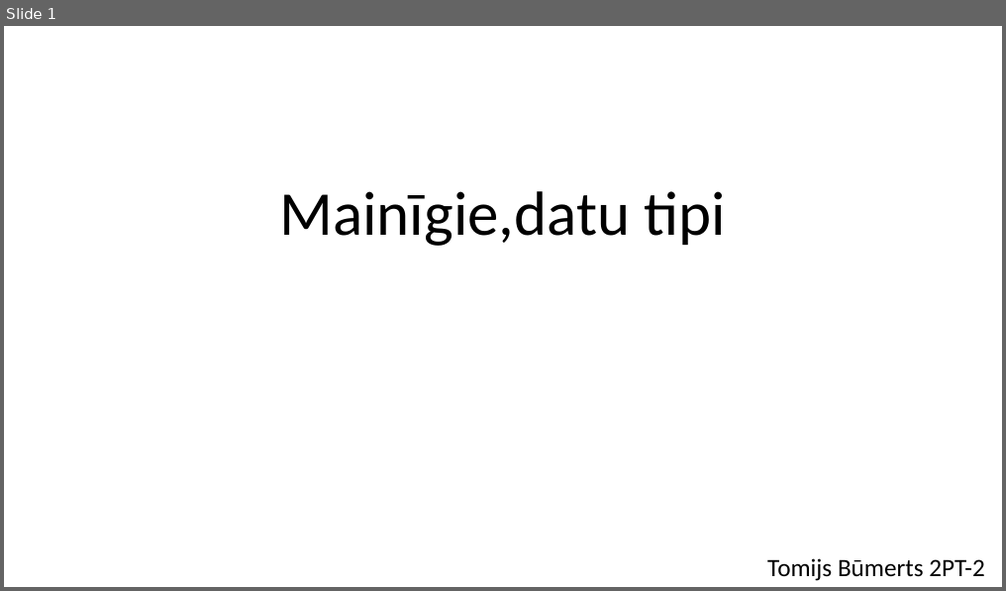
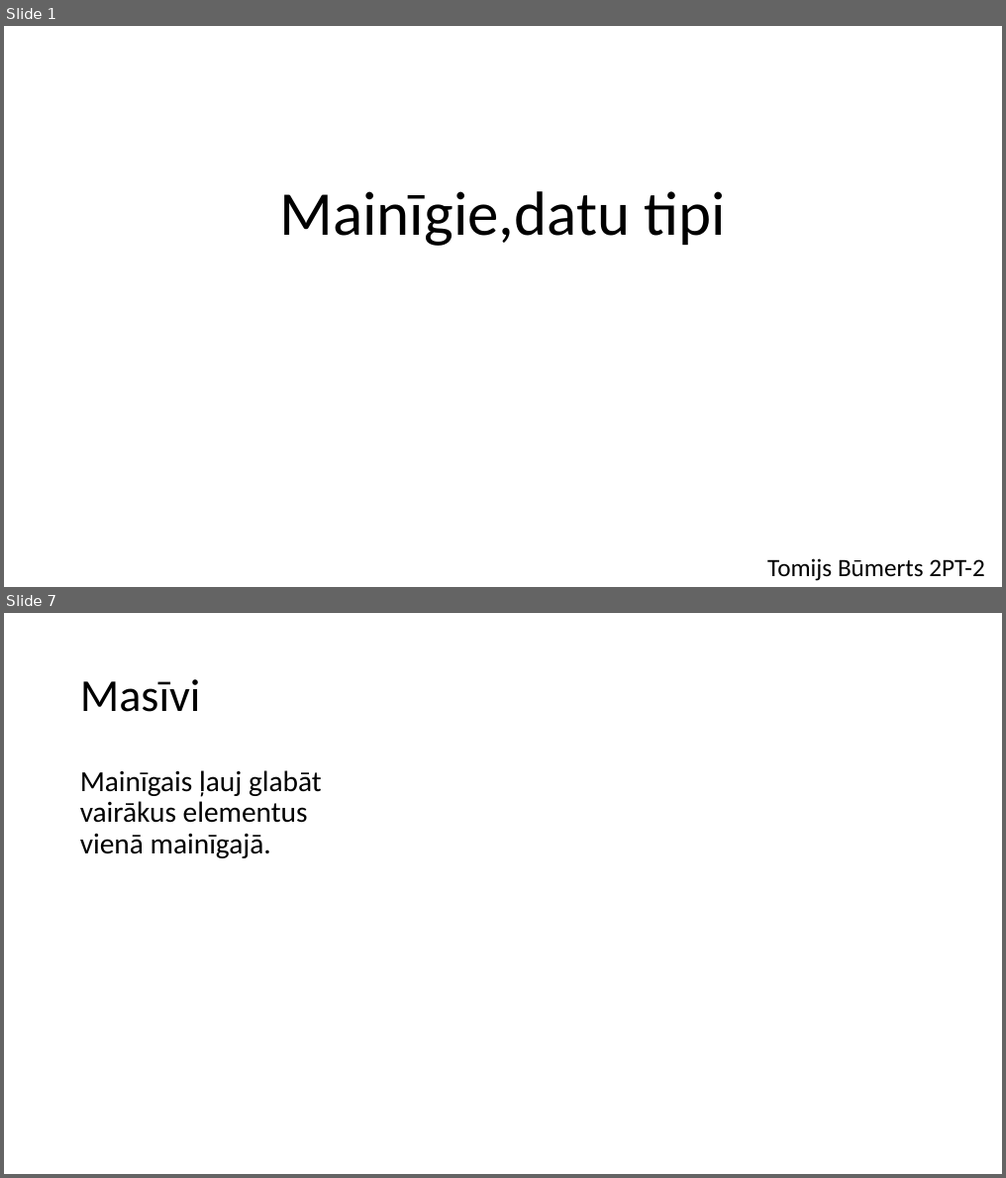
Before and after one commit to TBumerts/Eksamena_Darbs, a slide deck: Bumerts_InformativaisMaterials.pptx. Shown one above the other, each under a label of ours: slide 1 before the commit, slides 1 and 7 after it; the slides between them are not shown. The pictures are 1006x591 and 1006x1178 pixels, drawn with LibreOffice and Linux fonts; fonts in the diff are those of the drawing. Boxes give left, top, right and bottom in pixels: in the first picture for what was removed or moved away, otherwise in the second. Text is boxed around its words. In the diff, an @@ line names an element or a change of style, - is before the commit and + after.

```diff
--- a/Bumerts_InformativaisMaterials.pptx
+++ b/Bumerts_InformativaisMaterials.pptx
@@ slide 7 added at [4, 613, 1002, 1174], background #FFFFFF @@
@@ title added at [80, 679, 201, 712], 44 pt, text #000000 @@
+Masīvi
@@ text added at [80, 770, 322, 859], 28 pt, text #000000 @@
+Mainīgais ļauj glabāt vairākus elementus vienā mainīgajā.
```
Also in this commit, not shown: 5 slides changed, 1 slide removed.
